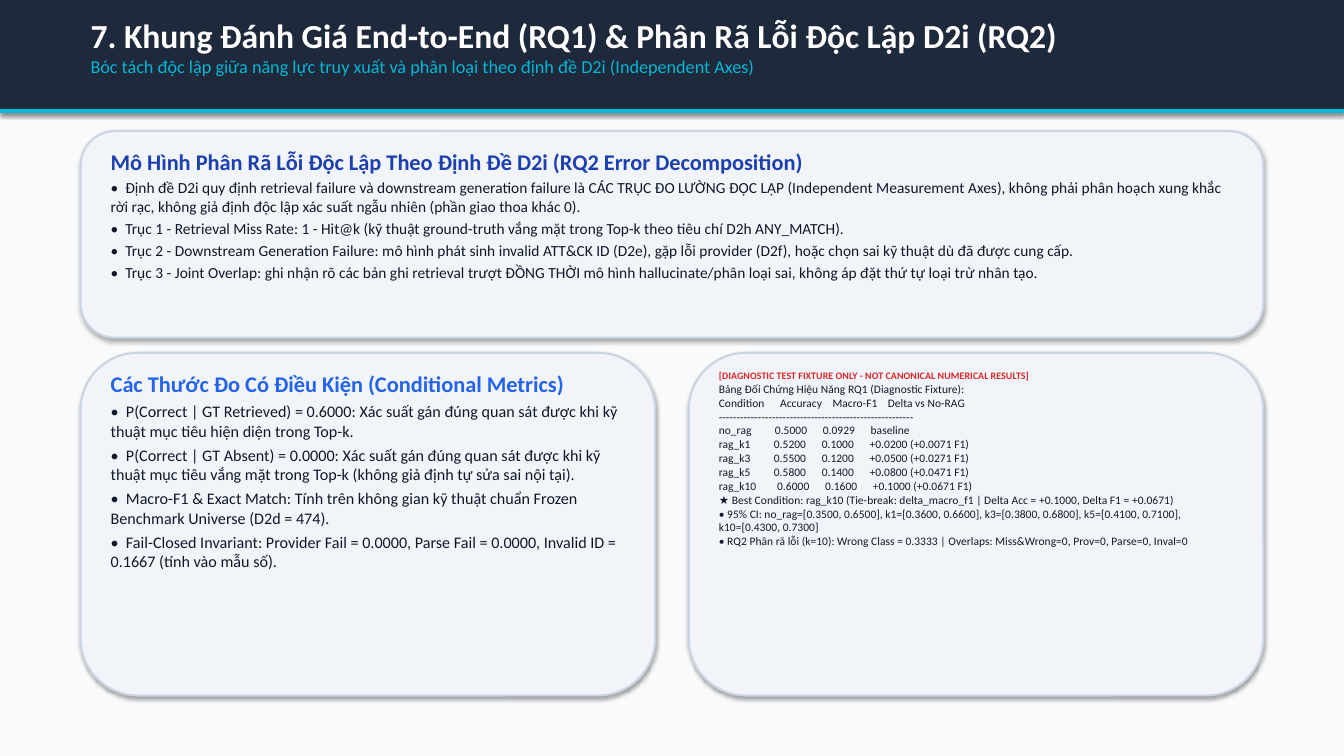
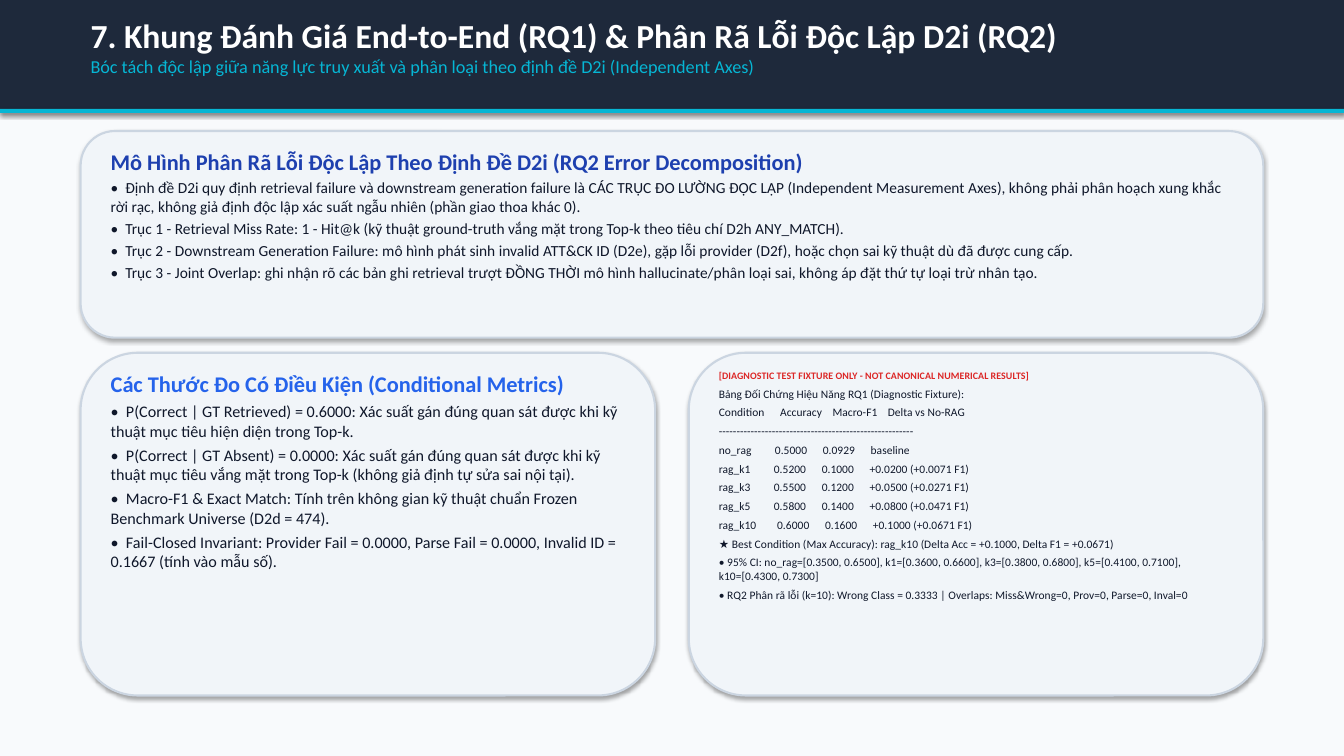
Before and after one commit to habachcp6/RAG2ATTCK, a slide deck: slide 8 of reports/evidence/fixture_populated_slides.pptx. Drawn at 1344x756 pixels with LibreOffice and Linux fonts; fonts in the diff are those of the drawing. Boxes give left, top, right and bottom in pixels: in the first picture for what was removed or moved away, otherwise in the second. Text is boxed around its words. In the diff, an @@ line names an element or a change of style, - is before the commit and + after.

```diff
--- a/reports/evidence/fixture_populated_slides.pptx
+++ b/reports/evidence/fixture_populated_slides.pptx
@@ text at (719,408,1188,601): more space between paragraphs @@
@@ text at (732,540,1113,550): text changed @@
-★ Best Condition: rag_k10 (Tie-break: delta_macro_f1 | Delta Acc = +0.1000, Delta F1 = +0.0671)
+★ Best Condition (Max Accuracy): rag_k10 (Delta Acc = +0.1000, Delta F1 = +0.0671)
```
Also in this commit, not shown: 3 other slides changed, 10 other files.
